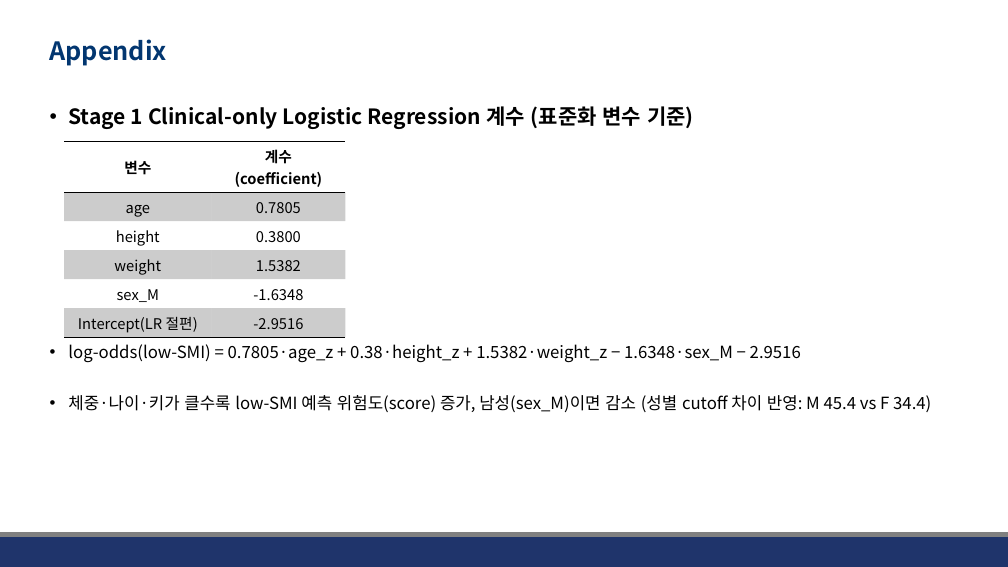
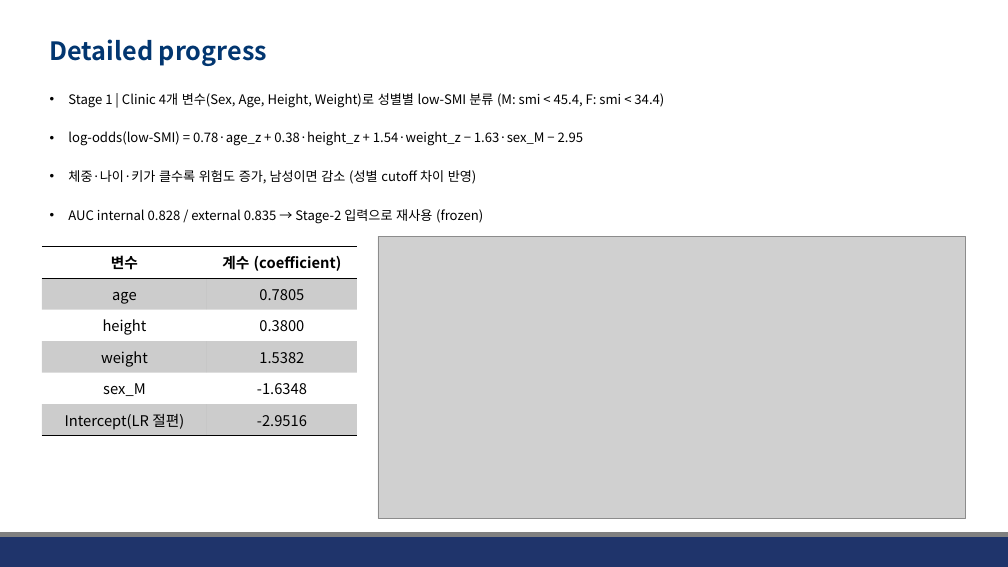
Before and after one commit to JHWannabe/Clinical_Study, a slide deck: slide 3 of docs/260724_Results_of_Residual_Algorithm.pptx (slide 13 before the commit). Drawn at 1008x567 pixels with LibreOffice and Linux fonts; fonts in the diff are those of the drawing; grey boxes stand for pictures; background and template pictures are left out. Boxes give left, top, right and bottom in pixels: in the first picture for what was removed or moved away, otherwise in the second. Text is boxed around its words. In the diff, an @@ line names an element or a change of style, - is before the commit and + after.

```diff
--- a/docs/260724_Results_of_Residual_Algorithm.pptx
+++ b/docs/260724_Results_of_Residual_Algorithm.pptx
@@ title at (50,39,267,66): text changed @@
-Appendix
+Detailed progress
@@ text at (68,93,664,224): text changed; size 16 to 12.5 pt @@
-• Stage 1 Clinical-only Logistic Regression 계수 (표준화 변수 기준)
-• log-odds(low-SMI) = 0.7805·age_z + 0.38·height_z + 1.5382·weight_z − 1.6348·sex_M − 2.9516
-• 체중·나이·키가 클수록 low-SMI 예측 위험도(score) 증가, 남성(sex_M)이면 감소 (성별 cutoff 차이 반영: M 45.4 vs F 34.4)
+• Stage 1 | Clinic 4개 변수(Sex, Age, Height, Weight)로 성별별 low-SMI 분류 (M: smi < 45.4, F: smi < 34.4)
+• log-odds(low-SMI) = 0.78·age_z + 0.38·height_z + 1.54·weight_z − 1.63·sex_M − 2.95
+• 체중·나이·키가 클수록 위험도 증가, 남성이면 감소 (성별 cutoff 차이 반영)
+• AUC internal 0.828 / external 0.835 → Stage-2 입력으로 재사용 (frozen)
@@ picture added at (378,236,966,519) @@
@@ table: place and size @@
-table at (64,141,346,337)
+table at (42,247,357,436)
```
Also in this commit, not shown: 8 other slides changed, 2 slides added, 4 slides removed, 25 other files.
